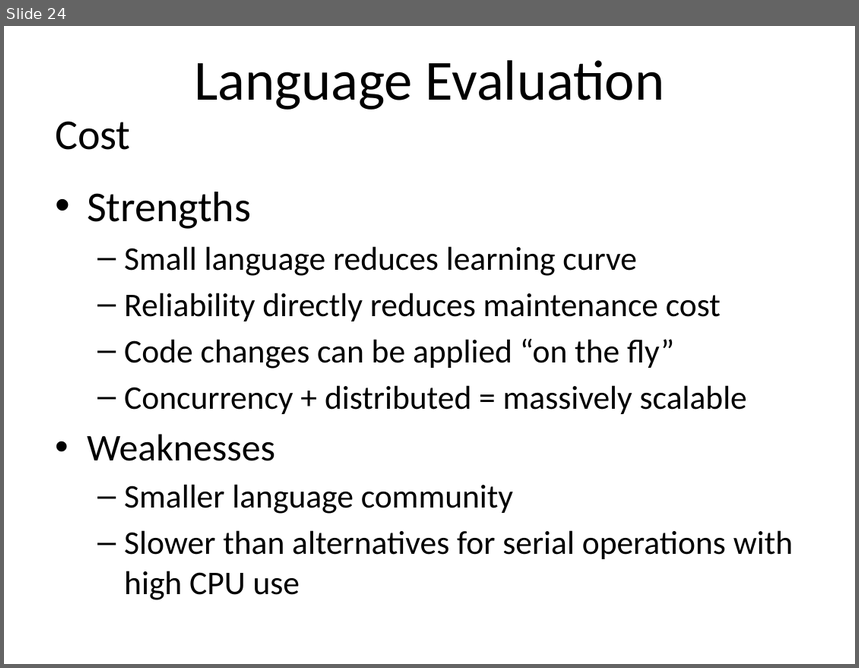
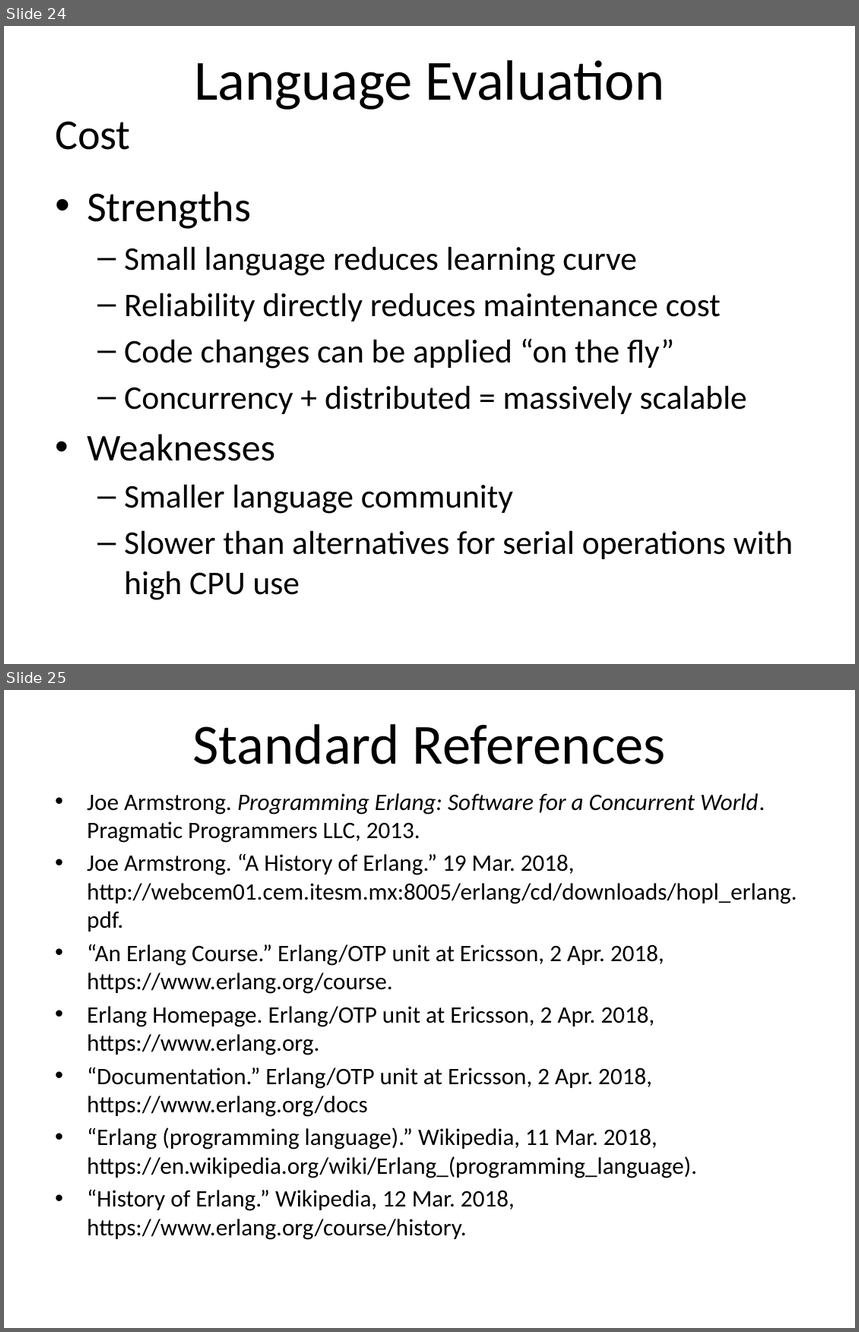
Before and after one commit to rmorgan1711/cs3210, a slide deck: teamProj/slides.pptx. Shown one above the other, each under a label of ours: slide 24 before the commit, slides 24 and 25 after it. The pictures are 859x668 and 859x1332 pixels, drawn with LibreOffice and Linux fonts; fonts in the diff are those of the drawing. Boxes give left, top, right and bottom in pixels: in the first picture for what was removed or moved away, otherwise in the second. Text is boxed around its words. In the diff, an @@ line names an element or a change of style, - is before the commit and + after.

Commit message:
finish presentation; start one-page

```diff
--- a/teamProj/slides.pptx
+++ b/teamProj/slides.pptx
@@ slide 25 added at bbox=[4, 690, 855, 1328], background #FFFFFF @@
@@ title added at bbox=[193, 724, 666, 764], 48 pt, text #000000 @@
+Standard References
@@ text added at bbox=[87, 793, 797, 1240], 20 pt, text #000000 @@
+• Joe Armstrong. Programming Erlang: Software for a Concurrent World. Pragmatic Programmers LLC, 2013.
+• Joe Armstrong. “A History of Erlang.” 19 Mar. 2018, http://webcem01.cem.itesm.mx:8005/erlang/cd/downloads/hopl_erlang.pdf.
+• “An Erlang Course.” Erlang/OTP unit at Ericsson, 2 Apr. 2018, https://www.erlang.org/course.
+• Erlang Homepage. Erlang/OTP unit at Ericsson, 2 Apr. 2018, https://www.erlang.org.
+• “Documentation.” Erlang/OTP unit at Ericsson, 2 Apr. 2018, https://www.erlang.org/docs
+• “Erlang (programming language).” Wikipedia, 11 Mar. 2018, https://en.wikipedia.org/wiki/Erlang_(programming_language).
+• “History of Erlang.” Wikipedia, 12 Mar. 2018, https://www.erlang.org/course/history.
```
Also in this commit, not shown: 5 other files.
